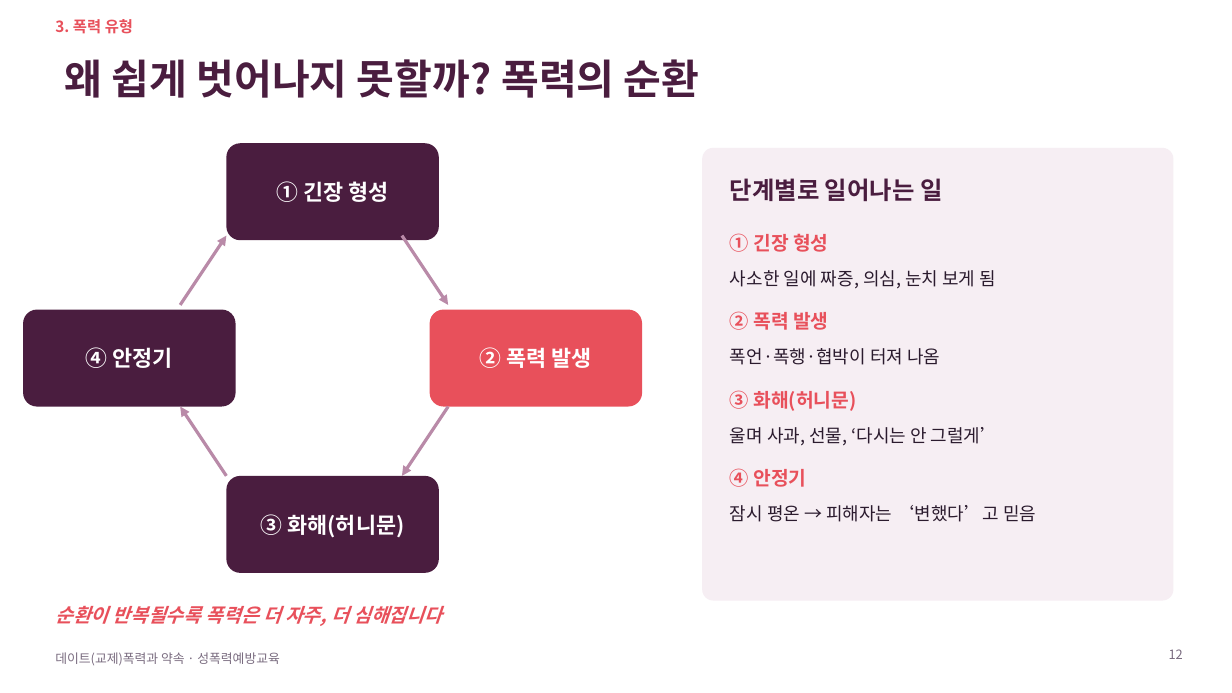
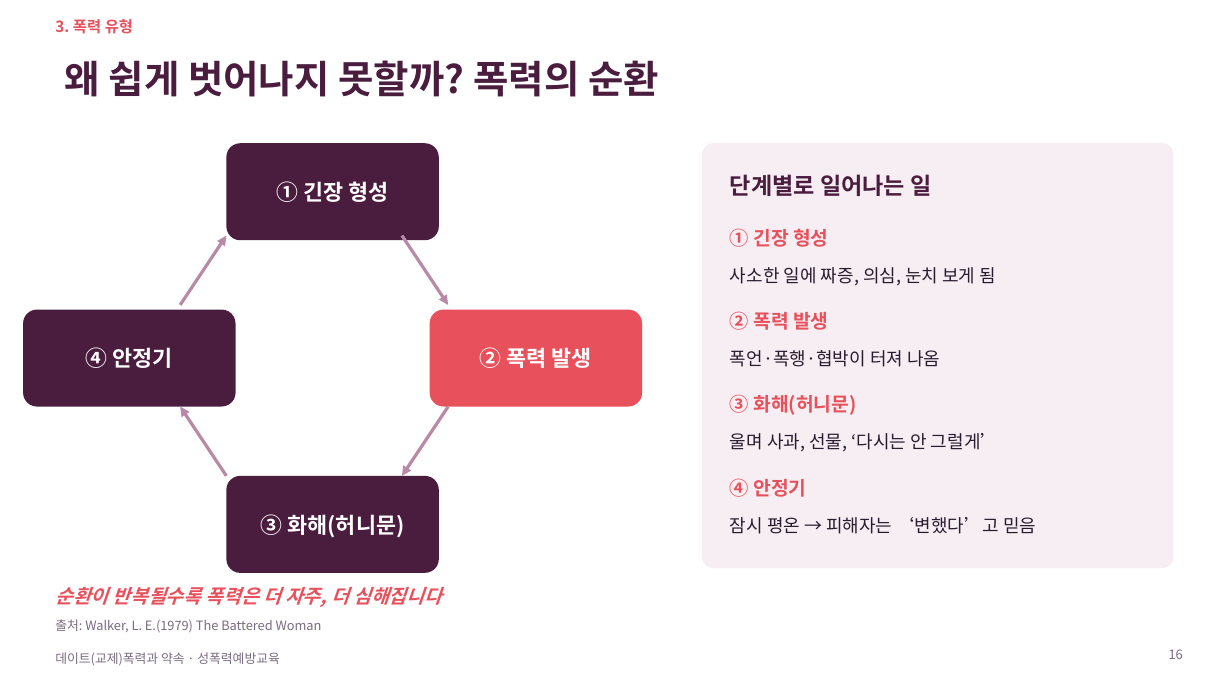
Before and after one commit to ash1234a/security-research-learning, a slide deck: slide 16 of 데이트폭력과_약속.pptx (slide 12 before the commit). Drawn at 1232x693 pixels with LibreOffice and Linux fonts; fonts in the diff are those of the drawing. Boxes give left, top, right and bottom in pixels: in the first picture for what was removed or moved away, otherwise in the second. Text is boxed around its words. In the diff, an @@ line names an element or a change of style, - is before the commit and + after.

```diff
--- a/데이트폭력과_약속.pptx
+++ b/데이트폭력과_약속.pptx
@@ title "왜 쉽게 벗어나지 못할까? 폭력의 ..." at [65,60,659,97]: size 32 to 30 pt @@
@@ rounded rectangle: place and size @@
-rounded rectangle at [702,148,1174,601]
+rounded rectangle at [702,143,1174,568]
@@ rounded rectangle at [702,143,1174,568]: proportions changed @@
@@ text "단계별로 일어나는 일" at [730,174,931,196]: size 19 to 18 pt @@
@@ text "① 긴장 형성": place and size @@
-text "① 긴장 형성" at [730,233,828,252]
+text "① 긴장 형성" at [730,228,828,247]
@@ text "③ 화해(허니문)": place and size @@
-text "③ 화해(허니문)" at [730,390,857,411]
+text "③ 화해(허니문)" at [730,394,857,415]
@@ text "울며 사과, 선물, ‘다시는 안 ...": place and size @@
-text "울며 사과, 선물, ‘다시는 안 ..." at [730,427,999,445]
+text "울며 사과, 선물, ‘다시는 안 ..." at [730,433,999,451]
@@ text "④ 안정기": place and size @@
-text "④ 안정기" at [730,468,807,487]
+text "④ 안정기" at [730,478,807,497]
@@ text "잠시 평온 → 피해자는 ‘변했다’고 ...": place and size @@
-text "잠시 평온 → 피해자는 ‘변했다’고 ..." at [730,505,1036,522]
+text "잠시 평온 → 피해자는 ‘변했다’고 ..." at [730,517,1036,534]
@@ text "순환이 반복될수록 폭력은 더 자주, ...": place and size @@
-text "순환이 반복될수록 폭력은 더 자주, ..." at [55,606,442,626]
+text "순환이 반복될수록 폭력은 더 자주, ..." at [55,587,442,607]
@@ text added at [55,619,322,633], 10 pt, text #7A6C80 @@
+출처: Walker, L. E.(1979) The Battered Woman
@@ page number at [1169,649,1183,659]: text changed @@
-12
+16
```
Also in this commit, not shown: 15 other slides changed, 13 slides added, 13 slides removed.
